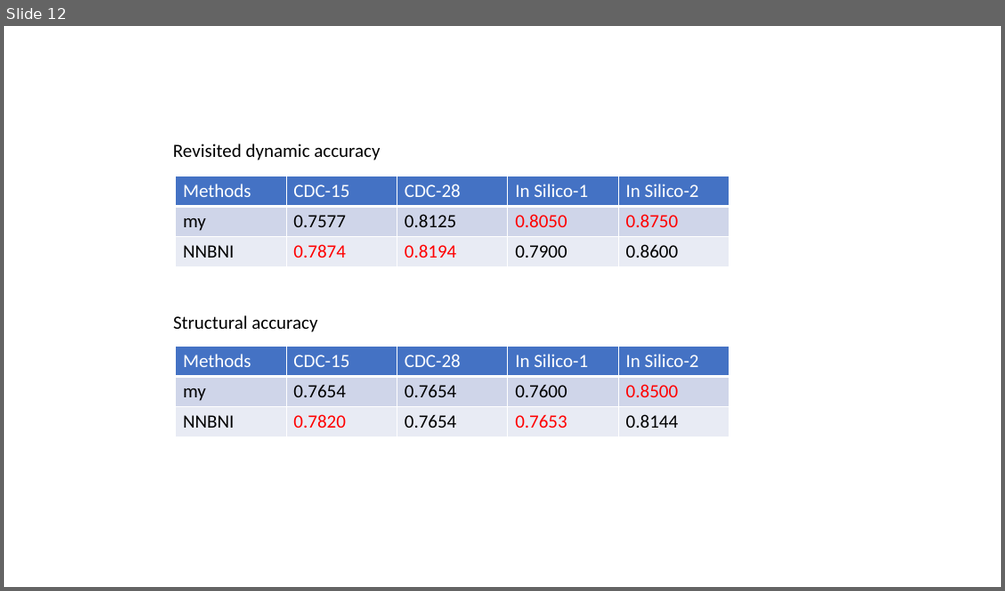
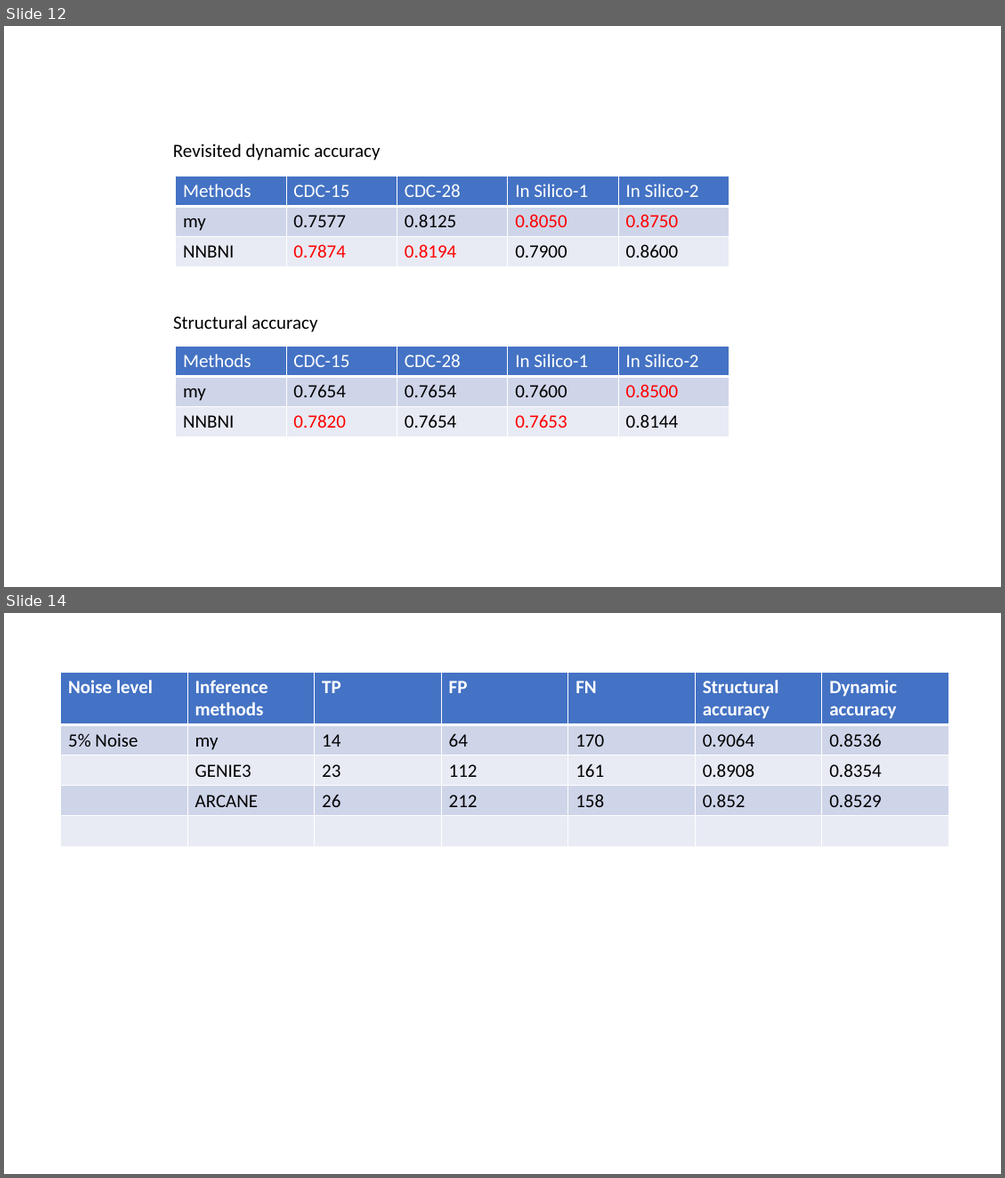
Before and after one commit to oatoul/learn-julia, a slide deck: experiments/CGP.pptx. Shown one above the other, each under a label of ours: slide 12 before the commit, slides 12 and 14 after it; the slides between them are not shown. The pictures are 1005x591 and 1005x1178 pixels, drawn with LibreOffice and Linux fonts; fonts in the diff are those of the drawing. Boxes give left, top, right and bottom in pixels: in the first picture for what was removed or moved away, otherwise in the second. Text is boxed around its words. In the diff, an @@ line names an element or a change of style, - is before the commit and + after.

```diff
--- a/experiments/CGP.pptx
+++ b/experiments/CGP.pptx
@@ slide 14 added at box(4, 613, 1001, 1174), background #FFFFFF @@
@@ table added at box(61, 672, 951, 845), 5 rows, 7 columns @@
+Noise level | Inference methods | TP | FP | FN | Structural accuracy | Dynamic accuracy
+5% Noise | my | 14 | 64 | 170 | 0.9064 | 0.8536
+ | GENIE3 | 23 | 112 | 161 | 0.8908 | 0.8354
+ | ARCANE | 26 | 212 | 158 | 0.852 | 0.8529
+ |  |  |  |  |  | 
```
Also in this commit, not shown: 1 other slide added, 15 other files.
